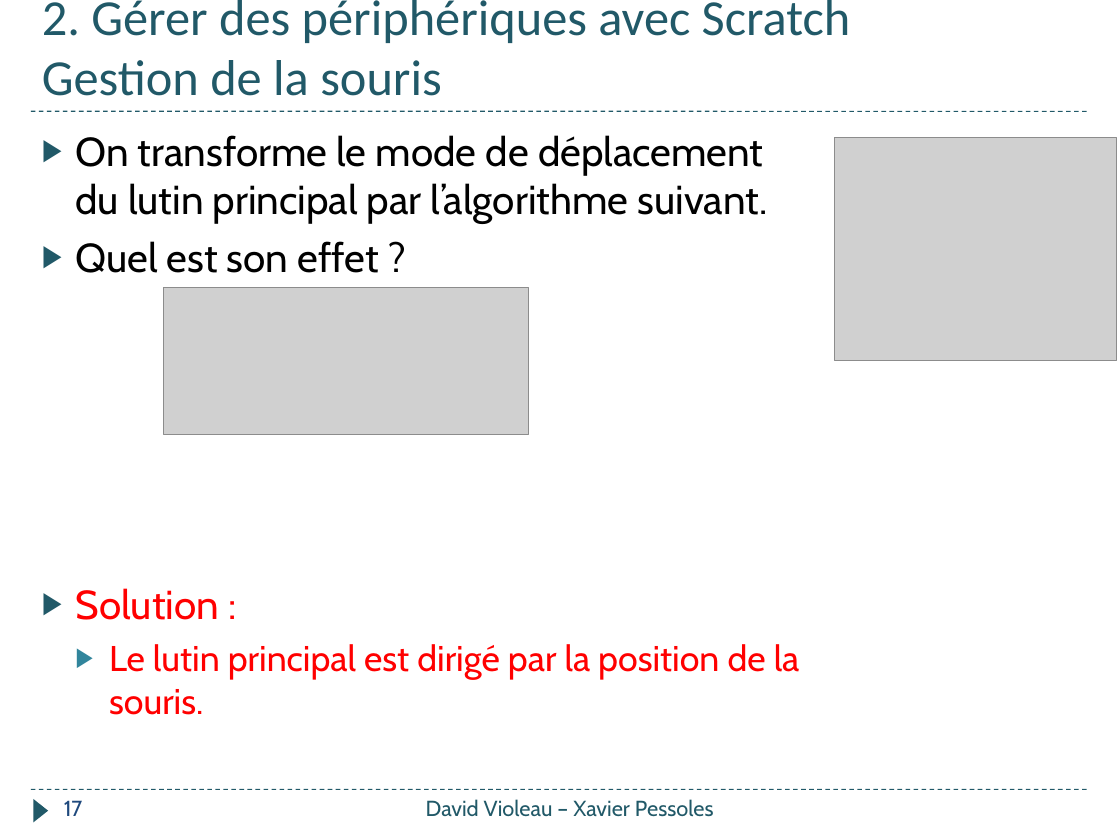
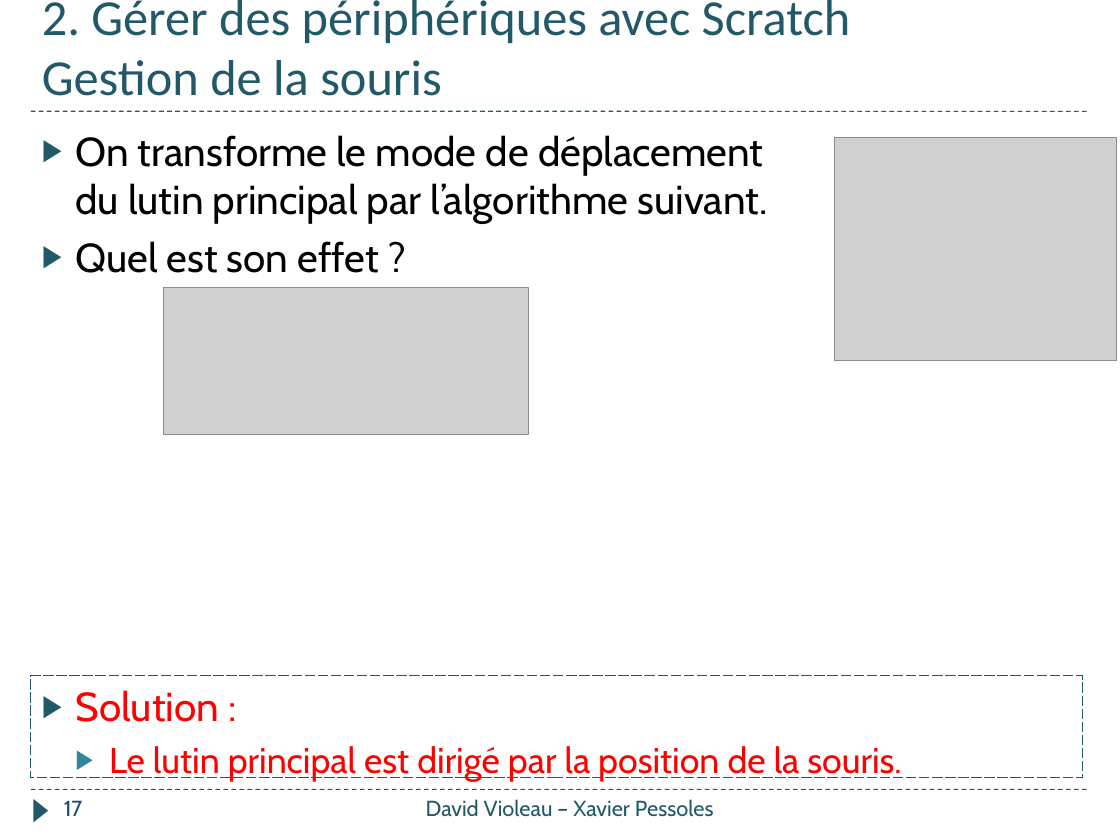
Before and after one commit to xpessoles/Informatique_College, a slide deck: slide 17 of Formation_2018/Quizz_Pomme/Quizz_Pomme.pptx. Drawn at 1120x840 pixels with LibreOffice and Linux fonts; fonts in the diff are those of the drawing; grey boxes stand for pictures. Boxes give left, top, right and bottom in pixels: in the first picture for what was removed or moved away, otherwise in the second. Text is boxed around its words. In the diff, an @@ line names an element or a change of style, - is before the commit and + after.

```diff
--- a/Formation_2018/Quizz_Pomme/Quizz_Pomme.pptx
+++ b/Formation_2018/Quizz_Pomme/Quizz_Pomme.pptx
@@ text at <box>75,588,800,715</box>: paragraphs removed @@
-▶ Solution :
-  ▶ Le lutin principal est dirigé par la position de la souris.
@@ rectangle added at <box>31,676,1083,778</box>, outline #215968 0.75 pt dashed, 23 pt, text #FF0000 @@
+▶ Solution :
+  ▶ Le lutin principal est dirigé par la position de la souris.
```
Also in this commit, not shown: 4 other slides changed, 5 slides added, 1 other file.
